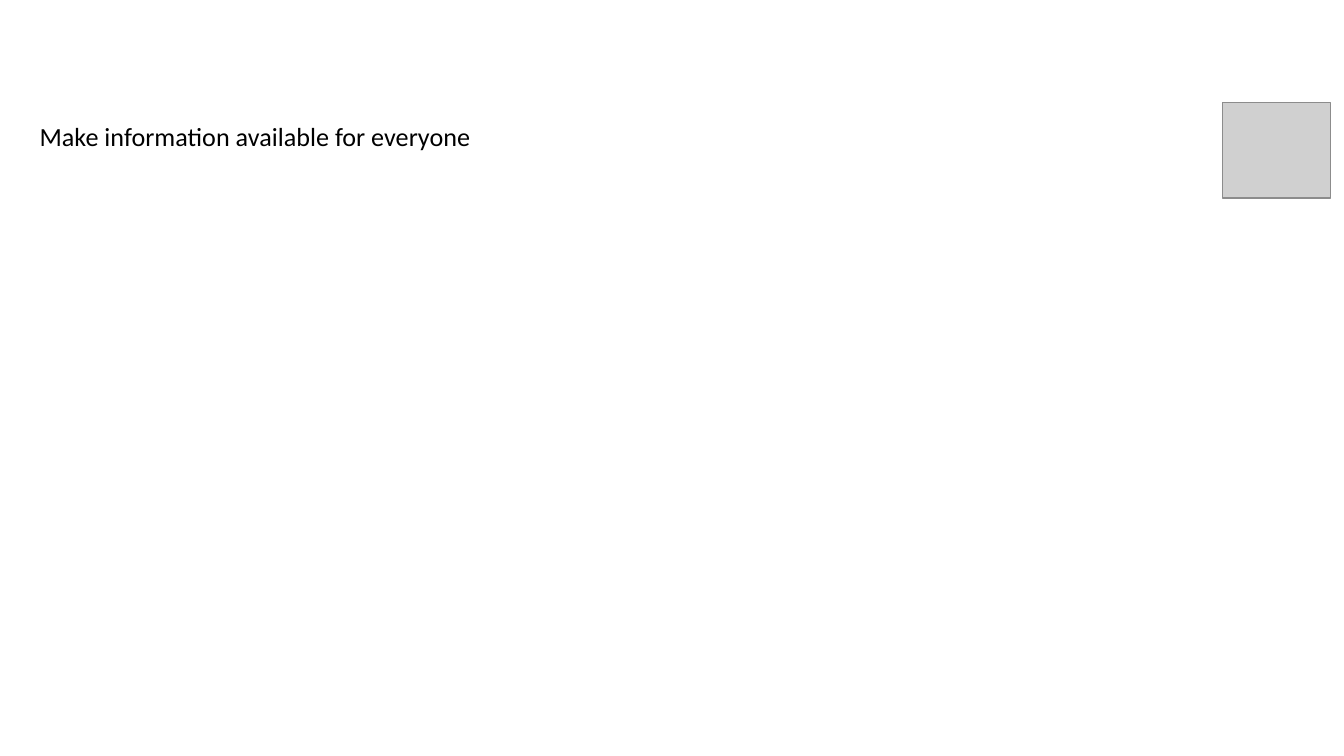
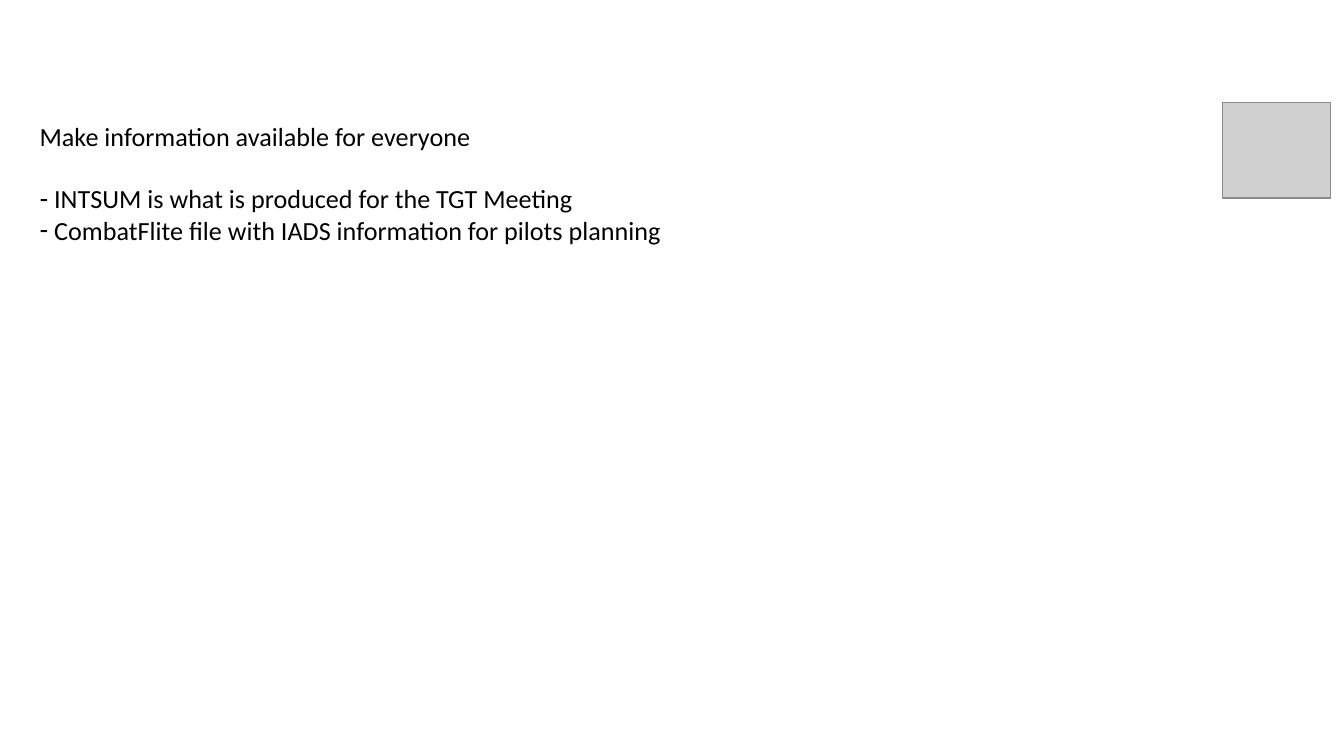
Before and after one commit to 132nd-vWing/OPAT-background, a slide deck: slide 12 of Mission designer/132nd OP ARCTIC CITADEL Intro JFACC VIS.pptx (slide 8 before the commit). Drawn at 1344x756 pixels with LibreOffice and Linux fonts; fonts in the diff are those of the drawing; grey boxes stand for pictures; background and template pictures are left out. Boxes give left, top, right and bottom in pixels: in the first picture for what was removed or moved away, otherwise in the second. Text is boxed around its words. In the diff, an @@ line names an element or a change of style, - is before the commit and + after.

Commit message:
chg: Added information on the admin side. Minor updates to several documents

```diff
--- a/Mission designer/132nd OP ARCTIC CITADEL Intro JFACC VIS.pptx
+++ b/Mission designer/132nd OP ARCTIC CITADEL Intro JFACC VIS.pptx
@@ text at (x1=54, y1=190, x2=661, y2=245): paragraphs added @@
+– INTSUM is what is produced for the TGT Meeting
+– CombatFlite file with IADS information for pilots planning
```
Also in this commit, not shown: 10 other slides changed, 7 slides added, 9 other files.
